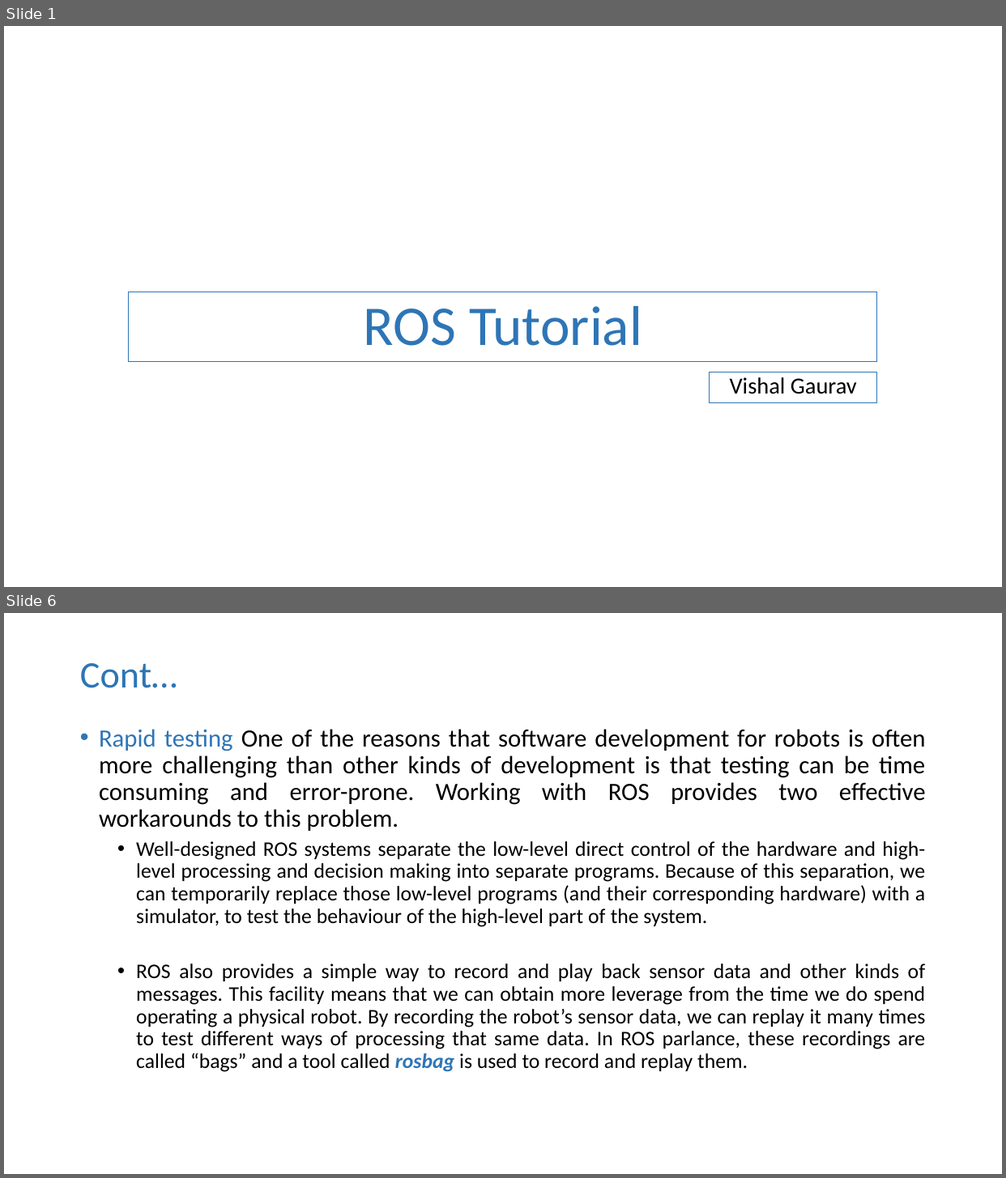
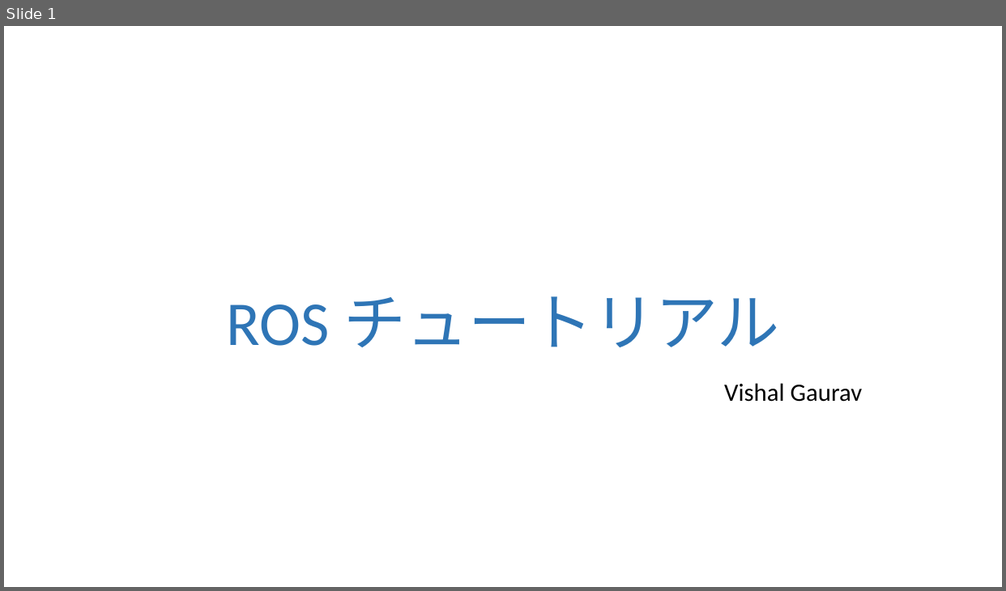
Before and after one commit to vishal-kit/ROS_Lec_1, a slide deck: ROS lec 1_jp.pptx. Shown one above the other, each under a label of ours: slides 1 and 6 before the commit, slide 1 after it; the slides between them are not shown. The pictures are 1006x1178 and 1006x591 pixels, drawn with LibreOffice and Linux fonts; fonts in the diff are those of the drawing. Boxes give left, top, right and bottom in pixels: in the first picture for what was removed or moved away, otherwise in the second. Text is boxed around its words. In the diff, an @@ line names an element or a change of style, - is before the commit and + after.

```diff
--- a/ROS lec 1_jp.pptx
+++ b/ROS lec 1_jp.pptx
@@ slide 6 removed at box(4, 613, 1002, 1174), background #FFFFFF @@
@@ title removed at box(80, 663, 177, 688) @@
-Cont…
@@ text removed at box(99, 729, 926, 1072) @@
-• Rapid testing One of the reasons that software development for robots is often more challenging than other kinds of development is that testing can be time consuming and error-prone. Working with ROS provides two effective workarounds to this problem.
-  • Well-designed ROS systems separate the low-level direct control of the hardware and high-level processing and decision making into separate programs. Because of this separation, we can temporarily replace those low-level programs (and their corresponding hardware) with a simulator, to test the behaviour of the high-level part of the system.
-  • ROS also provides a simple way to record and play back sensor data and other kinds of messages. This facility means that we can obtain more leverage from the time we do spend operating a physical robot. By recording the robot’s sensor data, we can replay it many times to test different ways of processing that same data. In ROS parlance, these recordings are called “bags” and a tool called rosbag is used to record and replay them.
@@ slide 1 changed as well @@
@@ text "ROS チュートリアル": place and size @@
-text "ROS チュートリアル" at box(129, 292, 878, 362)
+text "ROS チュートリアル" at box(226, 297, 779, 348)
@@ text "ROS チュートリアル" at box(226, 297, 779, 348): outline #2E75B6 0.75 pt to none @@
@@ text at box(226, 297, 779, 348): text changed; size 54 to 60 pt @@
-ROS Tutorial
+ROS チュートリアル
@@ text "Vishal Gaurav": place and size @@
-text "Vishal Gaurav" at box(710, 373, 878, 403)
+text "Vishal Gaurav" at box(724, 383, 863, 402)
@@ text "Vishal Gaurav" at box(724, 383, 863, 402): size 22.2 to 24 pt; line spacing 0.8 to 1; less space between paragraphs; outline #2E75B6 0.75 pt to none @@
```
Also in this commit, not shown: 8 other slides changed, 8 slides added, 5 other slides removed.
